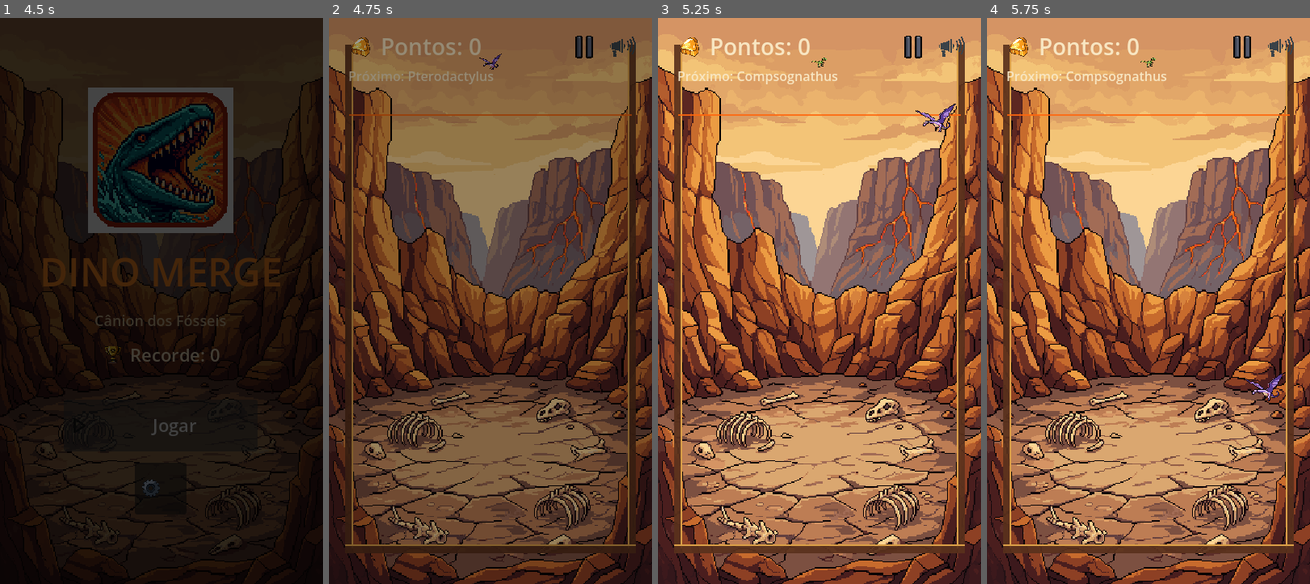
Above: before the commit, frames 1-4 (left to right).
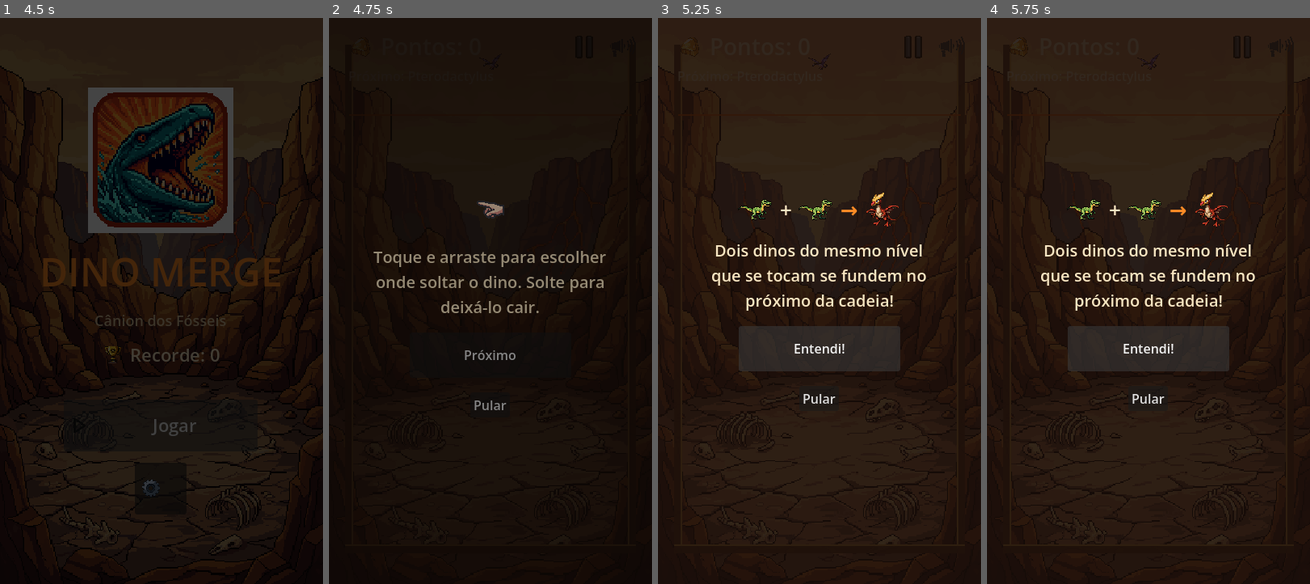
Above: after the commit, the same moments.

Repository: PedroHBGuimaraes/dino-merge
Game: Godot game, scene res://scenes/MainMenu.tscn
Two runs of this game, one before a commit and one after it. Both use one fixed random seed, a clock stepped at 60 frames per second and the inputs below. Sound files missing from this copy of the repository are replaced by a short silence.
Inputs (mouse positions are in pixels of both pictures, inside the frame that each line leads up to):
- Up to frame 1 (4.5 s): click (161, 487) at 0.5 s; click "Jogar" at 1.25 s; click "Jogar" at 2 s; click (226, 323) at 2.75 s; click "Voltar" at 3.5 s; click "Jogar" at 4.25 s
- Up to frame 2 (4.75 s): no input
- Up to frame 3 (5.25 s): click (819, 357) at 5 s, where only the run after the commit has a clickable "Próximo"
- Up to frame 4 (5.75 s): no input

Frame 1 is identical in both runs. In frame 2, 93% of the frame differs, in the area x 0-100%, y 0-100%; in frame 3, 95%; in frame 4, 95%.

Commit message:
Gameplay polish: tutorial, boot splash, legendary merge banner, haptics
Closes out remaining pre-build polish items:

- Confirmed spawn pool was already correct: _random_spawn_level() in
  main.gd only picks from levels 0-4 (MAX_SPAWN_LEVEL := 4), so every
  match already starts with mergeable low-tier dinos. No code change,
  verified via grep.

- Added a one-time, dismissible 2-step tutorial (TutorialPanel, new
  scripts/tutorial_panel.gd) embedded directly in Main.tscn, matching
  the existing pattern for GameOverPanel/PausePanel (only SettingsPanel
  is a reusable instanced scene, since it's the only one used from two
  different parents). Step 1 explains touch-drag-drop, step 2 shows a
  merge diagram. Persisted via a new `seen_tutorial` field folded into
  the existing user://highscore.json save (game_manager.gd), rather
  than introducing a second save file. Wired into main.gd's centralized
  back-button dispatcher so Android back / Escape dismiss it like Skip.

- Configured boot_splash/* in project.godot to use the app icon with a
  matching canyon-brown background instead of the default Godot splash.

- Added a "LENDÁRIO!" banner (tween fade+scale) that fires only from
  spawn_merged_dino() when the merge produces the last level in the
  chain (Mosasaurus) -- this path is never reached from game-over
  logic, so the "not on game over" requirement holds by construction.

- Added Input.vibrate_handheld() calls on every merge (20-80ms scaled
  by merged level) and a longer 200ms buzz specifically for the
  legendary merge, alongside its existing screen shake.

Validated with a real windowed run (temporary scenes/test/TestDriver.gd
autoload, removed after use): confirmed the tutorial auto-opens on a
fresh save, both steps render and dismiss correctly persisting
seen_tutorial=true, and a forced top-tier merge triggers the banner
with no script/physics errors. Screenshots reviewed directly. Reset
the real user://highscore.json's seen_tutorial back to false afterward
so the tutorial still shows on the next real playthrough. Haptics and
the boot splash flash can't be verified from this desktop/headless
environment (no physical vibration, splash is a sub-second flash
before MainMenu loads) -- both are implementation-level only until
confirmed on a real Android device. Final headless smoke test after
cleanup: no SCRIPT ERROR/MissingNode/flushing-queries/etc.

Co-Authored-By: Claude Sonnet 5 <noreply@anthropic.com>
Claude-Session: https://claude.ai/code/session_01X1uDHiEGATE3f3rNYNcStR

Diff:
--- a/project.godot
+++ b/project.godot
@@ -14,6 +14,10 @@
 run/main_scene="res://scenes/MainMenu.tscn"
 config/features=PackedStringArray("4.6", "Mobile")
 config/icon="res://assets/app_icon/app_icon.png"
+boot_splash/bg_color=Color(0.15, 0.08, 0.05, 1)
+boot_splash/image="res://assets/app_icon/app_icon.png"
+boot_splash/fullsize=false
+boot_splash/use_filter=false
 
 [audio]
 
--- a/scenes/Main.tscn
+++ b/scenes/Main.tscn
@@ -19,6 +19,10 @@
 [ext_resource type="Texture2D" path="res://assets/ui/merge/icon_home.png" id="17"]
 [ext_resource type="Texture2D" path="res://assets/ui/merge/icon_gear.png" id="18"]
 [ext_resource type="PackedScene" path="res://scenes/SettingsPanel.tscn" id="19"]
+[ext_resource type="Texture2D" path="res://assets/ui/merge/icon_touch.png" id="20"]
+[ext_resource type="Texture2D" path="res://assets/dino/dino_compsognathus_adulto.png" id="21"]
+[ext_resource type="Texture2D" path="res://assets/dino/dino_dimorphodon_adulto.png" id="22"]
+[ext_resource type="Script" path="res://scripts/tutorial_panel.gd" id="23"]
 
 [sub_resource type="RectangleShape2D" id="RectangleShape2D_wall"]
 size = Vector2(20, 1140)
@@ -379,3 +383,120 @@
 
 [node name="SettingsPanel" parent="UI/PausePanel" instance=ExtResource("19")]
 visible = false
+
+[node name="LegendaryBanner" type="Label" parent="UI"]
+visible = false
+anchors_preset = 15
+anchor_right = 1.0
+anchor_bottom = 1.0
+mouse_filter = 2
+theme_override_colors/font_color = Color(1, 0.85, 0.2, 1)
+theme_override_font_sizes/font_size = 44
+horizontal_alignment = 1
+vertical_alignment = 1
+text = "🦖 LENDÁRIO! 🦖"
+
+[node name="TutorialPanel" type="Control" parent="UI"]
+visible = false
+anchors_preset = 15
+anchor_right = 1.0
+anchor_bottom = 1.0
+mouse_filter = 1
+script = ExtResource("23")
+
+[node name="Overlay" type="ColorRect" parent="UI/TutorialPanel"]
+anchors_preset = 15
+anchor_right = 1.0
+anchor_bottom = 1.0
+color = Color(0.09, 0.05, 0.03, 0.88)
+
+[node name="CenterContainer" type="CenterContainer" parent="UI/TutorialPanel"]
+anchors_preset = 15
+anchor_right = 1.0
+anchor_bottom = 1.0
+
+[node name="VBoxContainer" type="VBoxContainer" parent="UI/TutorialPanel/CenterContainer"]
+custom_minimum_size = Vector2(300, 0)
+theme_override_constants/separation = 18
+alignment = 1
+
+[node name="Step1" type="VBoxContainer" parent="UI/TutorialPanel/CenterContainer/VBoxContainer"]
+theme_override_constants/separation = 12
+alignment = 1
+
+[node name="Icon" type="TextureRect" parent="UI/TutorialPanel/CenterContainer/VBoxContainer/Step1"]
+custom_minimum_size = Vector2(64, 64)
+layout_mode = 2
+size_flags_horizontal = 4
+texture = ExtResource("20")
+expand_mode = 1
+stretch_mode = 5
+
+[node name="Label" type="Label" parent="UI/TutorialPanel/CenterContainer/VBoxContainer/Step1"]
+custom_minimum_size = Vector2(280, 0)
+theme_override_colors/font_color = Color(0.97, 0.9, 0.76, 1)
+theme_override_font_sizes/font_size = 20
+horizontal_alignment = 1
+autowrap_mode = 3
+text = "Toque e arraste para escolher onde soltar o dino. Solte para deixá-lo cair."
+
+[node name="Step2" type="VBoxContainer" parent="UI/TutorialPanel/CenterContainer/VBoxContainer"]
+visible = false
+theme_override_constants/separation = 12
+alignment = 1
+
+[node name="Row" type="HBoxContainer" parent="UI/TutorialPanel/CenterContainer/VBoxContainer/Step2"]
+layout_mode = 2
+size_flags_horizontal = 4
+alignment = 1
+theme_override_constants/separation = 6
+
+[node name="A" type="TextureRect" parent="UI/TutorialPanel/CenterContainer/VBoxContainer/Step2/Row"]
+custom_minimum_size = Vector2(48, 48)
+layout_mode = 2
+texture = ExtResource("21")
+expand_mode = 1
+stretch_mode = 5
+
+[node name="Plus" type="Label" parent="UI/TutorialPanel/CenterContainer/VBoxContainer/Step2/Row"]
+theme_override_colors/font_color = Color(0.97, 0.9, 0.76, 1)
+theme_override_font_sizes/font_size = 26
+text = "+"
+
+[node name="B" type="TextureRect" parent="UI/TutorialPanel/CenterContainer/VBoxContainer/Step2/Row"]
+custom_minimum_size = Vector2(48, 48)
+layout_mode = 2
+texture = ExtResource("21")
+expand_mode = 1
+stretch_mode = 5
+
+[node name="Arrow" type="Label" parent="UI/TutorialPanel/CenterContainer/VBoxContainer/Step2/Row"]
+theme_override_colors/font_color = Color(1, 0.55, 0.15, 1)
+theme_override_font_sizes/font_size = 26
+text = "→"
+
+[node name="C" type="TextureRect" parent="UI/TutorialPanel/CenterContainer/VBoxContainer/Step2/Row"]
+custom_minimum_size = Vector2(48, 48)
+layout_mode = 2
+texture = ExtResource("22")
+expand_mode = 1
+stretch_mode = 5
+
+[node name="Label" type="Label" parent="UI/TutorialPanel/CenterContainer/VBoxContainer/Step2"]
+custom_minimum_size = Vector2(280, 0)
+theme_override_colors/font_color = Color(0.97, 0.9, 0.76, 1)
+theme_override_font_sizes/font_size = 20
+horizontal_alignment = 1
+autowrap_mode = 3
+text = "Dois dinos do mesmo nível que se tocam se fundem no próximo da cadeia!"
+
+[node name="NextButton" type="Button" parent="UI/TutorialPanel/CenterContainer/VBoxContainer"]
+custom_minimum_size = Vector2(200, 56)
+layout_mode = 2
+size_flags_horizontal = 4
+text = "Próximo"
+
+[node name="SkipButton" type="Button" parent="UI/TutorialPanel/CenterContainer/VBoxContainer"]
+layout_mode = 2
+size_flags_horizontal = 4
+text = "Pular"
--- a/scripts/game_manager.gd
+++ b/scripts/game_manager.gd
@@ -1,9 +1,10 @@
 extends Node
 
-## Score + game-over state, shared across the run. Also owns the
-## persistent high score (user://highscore.json), loaded once when the
-## app starts -- this node is an autoload, so unlike the Main scene it
-## survives get_tree().reload_current_scene().
+## Score + game-over state, shared across the run. Also owns persistent
+## player progress (user://highscore.json -- high score + whether the
+## tutorial has been shown), loaded once when the app starts -- this
+## node is an autoload, so unlike the Main scene it survives
+## get_tree().reload_current_scene().
 
 signal score_changed(new_score: int)
 signal game_over
@@ -23,10 +24,11 @@
 var high_score: int = 0
 var is_new_record: bool = false
 var is_game_over: bool = false
+var has_seen_tutorial: bool = false
 
 
 func _ready() -> void:
-	_load_high_score()
+	_load_progress()
 
 
 func add_score(points: int) -> void:
@@ -43,7 +45,7 @@
 	is_new_record = score > high_score
 	if is_new_record:
 		high_score = score
-		_save_high_score()
+		_save_progress()
 	game_over.emit()
 
 
@@ -64,7 +66,14 @@
 	score_changed.emit(score)
 
 
-func _load_high_score() -> void:
+func mark_tutorial_seen() -> void:
+	if has_seen_tutorial:
+		return
+	has_seen_tutorial = true
+	_save_progress()
+
+
+func _load_progress() -> void:
 	if not FileAccess.file_exists(SAVE_PATH):
 		return
 	var file := FileAccess.open(SAVE_PATH, FileAccess.READ)
@@ -72,14 +81,20 @@
 		return
 	var data: Variant = JSON.parse_string(file.get_as_text())
 	file.close()
-	if typeof(data) == TYPE_DICTIONARY and data.has("high_score"):
+	if typeof(data) != TYPE_DICTIONARY:
+		return
+	if data.has("high_score"):
 		high_score = int(data["high_score"])
+	if data.has("seen_tutorial"):
+		has_seen_tutorial = bool(data["seen_tutorial"])
 
 
-func _save_high_score() -> void:
+func _save_progress() -> void:
 	var file := FileAccess.open(SAVE_PATH, FileAccess.WRITE)
 	if file == null:
 		push_warning("GameManager: could not open %s for writing" % SAVE_PATH)
 		return
-	file.store_string(JSON.stringify({"high_score": high_score}))
+	file.store_string(
+		JSON.stringify({"high_score": high_score, "seen_tutorial": has_seen_tutorial})
+	)
 	file.close()
--- a/scripts/main.gd
+++ b/scripts/main.gd
@@ -59,6 +59,8 @@
 @onready var game_over_sfx: AudioStreamPlayer = $GameOverSfx
 @onready var record_sfx: AudioStreamPlayer = $RecordSfx
 @onready var ui_click_sfx: AudioStreamPlayer = $UiClickSfx
+@onready var legendary_banner: Label = $UI/LegendaryBanner
+@onready var tutorial_panel: Control = $UI/TutorialPanel
 
 
 func _ready() -> void:
@@ -84,8 +86,13 @@
 	pause_panel.visible = false
 	confirm_restart_panel.visible = false
 	pause_settings_panel.visible = false
+	legendary_banner.visible = false
+	tutorial_panel.visible = false
 	next_level_index = _random_spawn_level()
 	_update_preview()
+
+	if not GameManager.has_seen_tutorial:
+		tutorial_panel.open()
 
 
 ## Scales + centers GameplayRoot so the fixed-coordinate container/dinos/
@@ -178,8 +185,18 @@
 
 	_spawn_floating_score(global_pos, score_awarded)
 	_spawn_merge_particles(global_pos, index)
+
+	# Subtle by default, stronger the higher the merged level -- and the
+	# very top of the chain gets a distinctly longer buzz on top of its
+	# own shake + banner, since that merge is rare enough to deserve a
+	# more noticeable cue than "just a bigger version of every other one".
+	Input.vibrate_handheld(int(20 + level_fraction * 60))
+
 	if index >= HIGH_MERGE_SHAKE_LEVEL:
 		_screen_shake(7.0, 0.35)
+	if index == DinoChain.level_count() - 1:
+		Input.vibrate_handheld(200)
+		_show_legendary_banner()
 
 
 func _spawn_floating_score(global_pos: Vector2, amount: int) -> void:
@@ -225,6 +242,30 @@
 	camera.offset = Vector2.ZERO
 
 
+## Big transient banner for the rarest possible event: creating the
+## very last (highest) level in the chain via a merge. Timed alongside
+## the screen shake that already fires for this same top tier.
+func _show_legendary_banner() -> void:
+	legendary_banner.modulate.a = 0.0
+	legendary_banner.scale = Vector2(0.5, 0.5)
+	legendary_banner.visible = true
+	await get_tree().process_frame
+	legendary_banner.pivot_offset = legendary_banner.size / 2.0
+	var tween := create_tween()
+	tween.set_parallel(true)
+	tween.tween_property(legendary_banner, "modulate:a", 1.0, 0.2)
+	(
+		tween
+		. tween_property(legendary_banner, "scale", Vector2.ONE, 0.3)
+		. set_trans(Tween.TRANS_BACK)
+		. set_ease(Tween.EASE_OUT)
+	)
+	tween.set_parallel(false)
+	tween.tween_interval(1.2)
+	tween.tween_property(legendary_banner, "modulate:a", 0.0, 0.4)
+	tween.tween_callback(func(): legendary_banner.visible = false)
+
+
 func _on_sound_toggle_pressed() -> void:
 	ui_click_sfx.play()
 	var master_bus := AudioServer.get_bus_index("Master")
@@ -244,6 +285,9 @@
 ## nested overlays explicit instead of depending on input propagation
 ## order between sibling Controls.
 func _handle_back_button() -> void:
+	if tutorial_panel.visible:
+		tutorial_panel.dismiss()
+		return
 	if pause_settings_panel.visible:
 		pause_settings_panel.close()
 		return
--- /dev/null
+++ b/scripts/tutorial_panel.gd
@@ -0,0 +1,52 @@
+extends Control
+
+## Two-step dismissible onboarding shown once, the first time the
+## player ever reaches gameplay (GameManager.has_seen_tutorial persisted
+## to disk). Embedded directly in Main.tscn -- only used in one place,
+## so unlike SettingsPanel there's no reuse case for a separate scene.
+
+signal closed
+
+var _step: int = 0
+
+@onready var step1: Control = $CenterContainer/VBoxContainer/Step1
+@onready var step2: Control = $CenterContainer/VBoxContainer/Step2
+@onready var next_button: Button = $CenterContainer/VBoxContainer/NextButton
+@onready var skip_button: Button = $CenterContainer/VBoxContainer/SkipButton
+
+
+func _ready() -> void:
+	next_button.pressed.connect(_on_next_pressed)
+	skip_button.pressed.connect(_on_skip_pressed)
+
+
+func open() -> void:
+	_step = 0
+	_refresh_step()
+	visible = true
+
+
+func _on_next_pressed() -> void:
+	if _step == 0:
+		_step = 1
+		_refresh_step()
+	else:
+		dismiss()
+
+
+func _on_skip_pressed() -> void:
+	dismiss()
+
+
+## Public: also called directly by main.gd's back-button dispatch, so
+## the Android/Escape "cancel" gesture dismisses the tutorial like Skip.
+func dismiss() -> void:
+	visible = false
+	GameManager.mark_tutorial_seen()
+	closed.emit()
+
+
+func _refresh_step() -> void:
+	step1.visible = _step == 0
+	step2.visible = _step == 1
+	next_button.text = "Entendi!" if _step == 1 else "Próximo"
Binary file added: assets/ui/merge/icon_touch.png
Not shown, added: assets/ui/merge/icon_touch.png.import
Not shown: 1 places in scenes/Main.tscn that only renumber resources
Not shown, added: scripts/tutorial_panel.gd.uid
